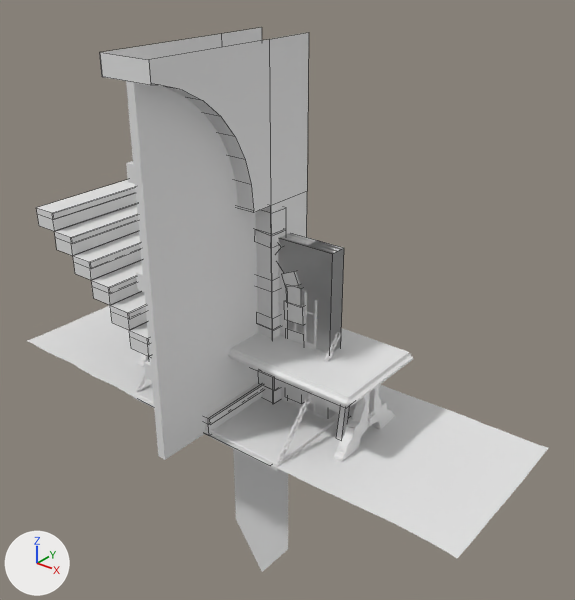
Two versions of the Blender file Assets/Environment/Models/CastleModular.blend, one commit apart.
Both versions are drawn from a camera (50 mm lens) standing at (5.24, -6.01, 5.05) and looking at (0.17, 0.32, 1.12). The axes (+X, +Y, +Z) are drawn at lower left. The lights are the same throughout. Mesh edges are drawn as thin lines on the coarser meshes.

The first picture shows 'Bed', 'Carpet', 'Column', 'Flag', 'Plane', 'Plane.001', 'Table', 'Wall', 'WallDoor'.
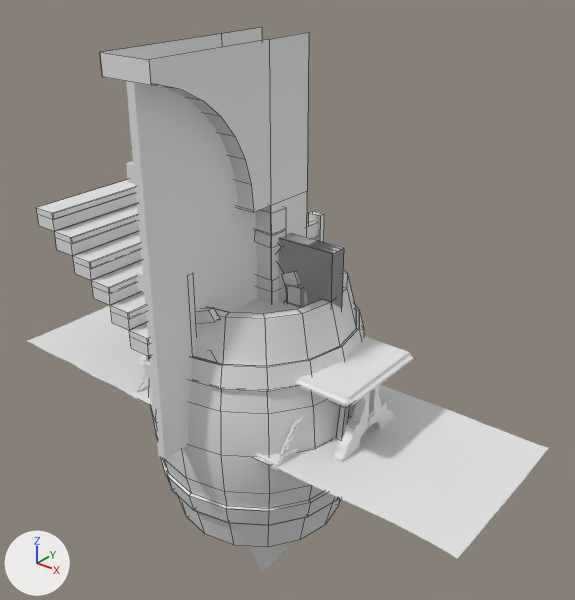
What changed in the scene script:
```text
Add mat_barrelwood:
    mat_barrelwood = principled_material('barrelWood')
    mat_barrelwood.base_color = (0.8, 0.8, 0.8)  # white #e7e7e7
Add mat_barreliron:
    mat_barreliron = principled_material('barrelIron')
    mat_barreliron.base_color = (0.8, 0.8, 0.8)  # white #e7e7e7
Add mat_wood_001:
    mat_wood_001 = principled_material('wood.001')
    mat_wood_001.base_color = (0.8, 0.8, 0.8)  # white #e7e7e7
Add me_cylinder_002:
    me_cylinder_002.from_pydata(...)  # 496 vertices, 258 faces; spans x -1.28..1.28, y -1.28..1.28, z -1.46..1.46
    me_cylinder_002.polygons.foreach_set('use_smooth', [True] * 258)
    # faces by material slot: [96, 162]
    me_cylinder_002.materials.append(mat_barrelwood)  # white #e7e7e7
    me_cylinder_002.materials.append(mat_barreliron)  # white #e7e7e7
Add me_cube_001:
    me_cube_001.from_pydata(...)  # 112 vertices, 84 faces; spans x -0.23..0.47, y -1.13..1.13, z -0.01..1.9
    me_cube_001.materials.append(mat_wood_001)  # white #e7e7e7
Add ob_cylinder:
    ob_cylinder = bpy.data.objects.new('Cylinder', me_cylinder_002)
    ob_cylinder.location = (0.0, 0.0, 0.0)
Add ob_cube_002:
    ob_cube_002 = bpy.data.objects.new('Cube.002', me_cube_001)
    ob_cube_002.location = (0.0, 0.0, 0.0)
```

Changed parts and their boxes [x1, y1, x2, y2] in the pictures (575 x 600 px):
'Cylinder', added
    after: [149, 269, 364, 547]
    faces in mat_barreliron (white #e7e7e7): [149, 269, 356, 547]
    faces in mat_barrelwood (white #e7e7e7): [161, 305, 364, 525]
'Cube.002', added
    after: [196, 211, 324, 323]
'Bed', unchanged, covered by the edit
    before: [133, 332, 341, 471]
    after: [133, 335, 341, 471]
'Flag', unchanged, covered by the edit
    before: [233, 449, 288, 572]
    after: [249, 543, 288, 572]
